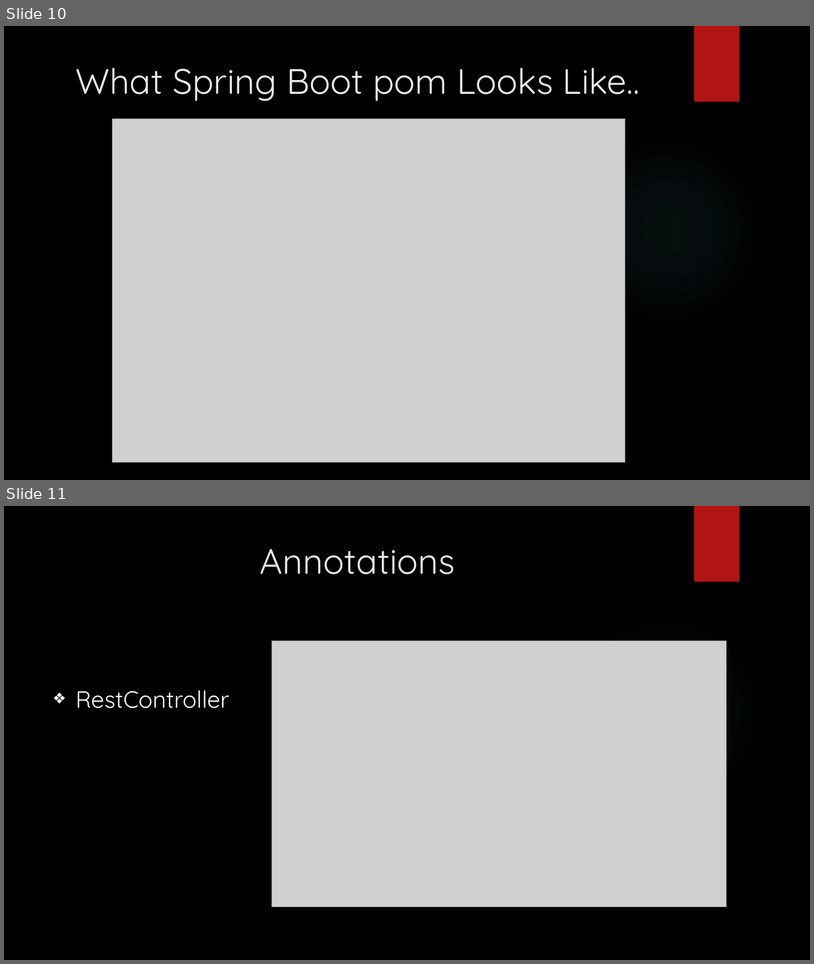
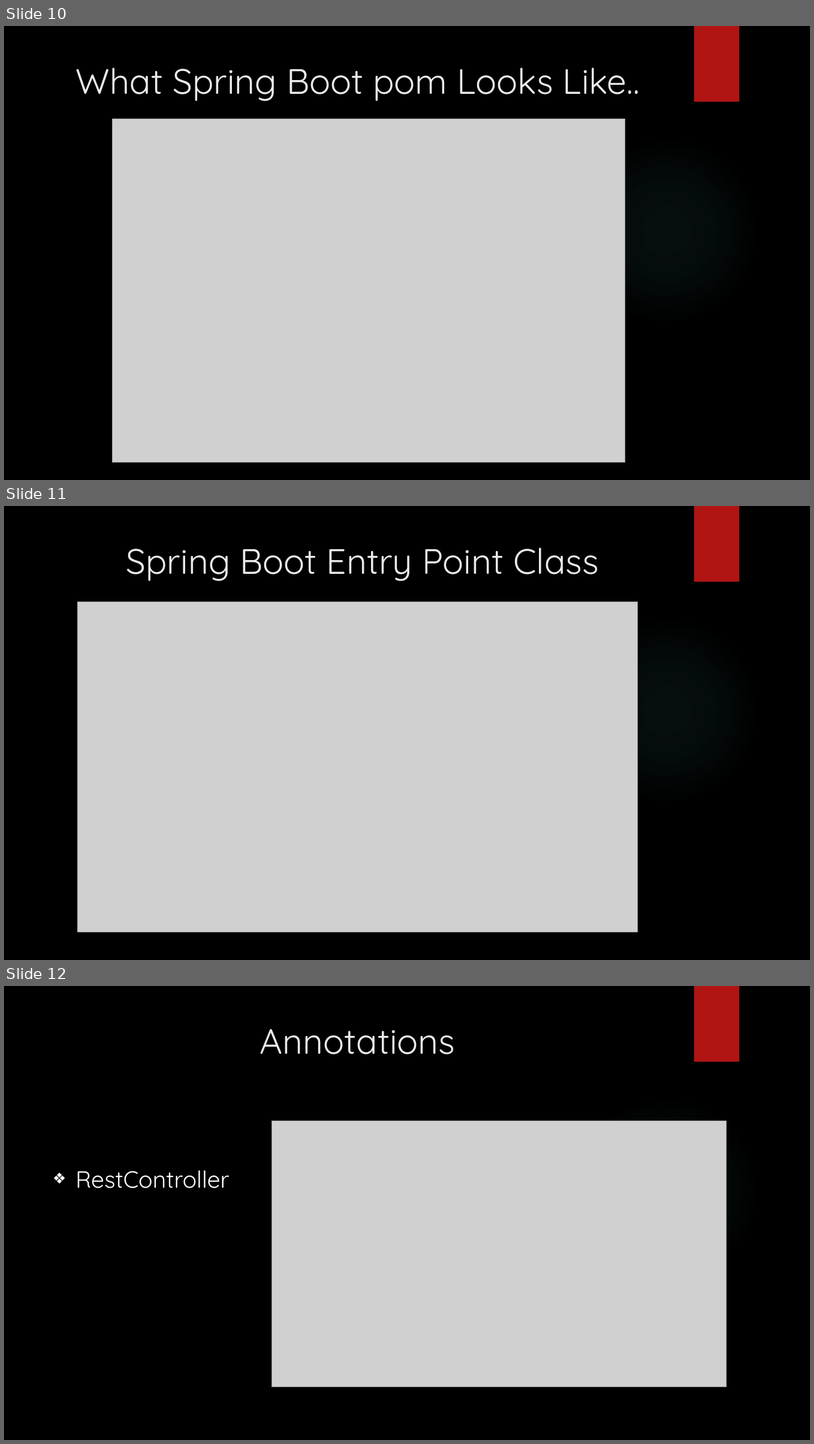
Before and after one commit to jigglypuffff/Training-, a slide deck: src/com/training/SPRING BOOT.pptx. Shown one above the other, each under a label of ours: slides 10 and 11 before the commit, slides 10, 11 and 12 after it. The pictures are 814x964 and 814x1444 pixels, drawn with LibreOffice and Linux fonts; fonts in the diff are those of the drawing; grey boxes stand for pictures; background and template pictures are left out. Boxes give left, top, right and bottom in pixels: in the first picture for what was removed or moved away, otherwise in the second. Text is boxed around its words. In the diff, an @@ line names an element or a change of style, - is before the commit and + after.

Commit message:
updated

```diff
--- a/src/com/training/SPRING BOOT.pptx
+++ b/src/com/training/SPRING BOOT.pptx
@@ slide 11 added at <box>4,506,810,960</box>, background picture (left out); not listed: 2 template elements that a slide beside it also shows @@
@@ title added at <box>126,547,599,581</box>, 42 pt, text #EBEBEB @@
+Spring Boot Entry Point Class
@@ picture added at <box>78,602,639,932</box> @@
@@ what was slide 11 is now slide 12 @@
```
